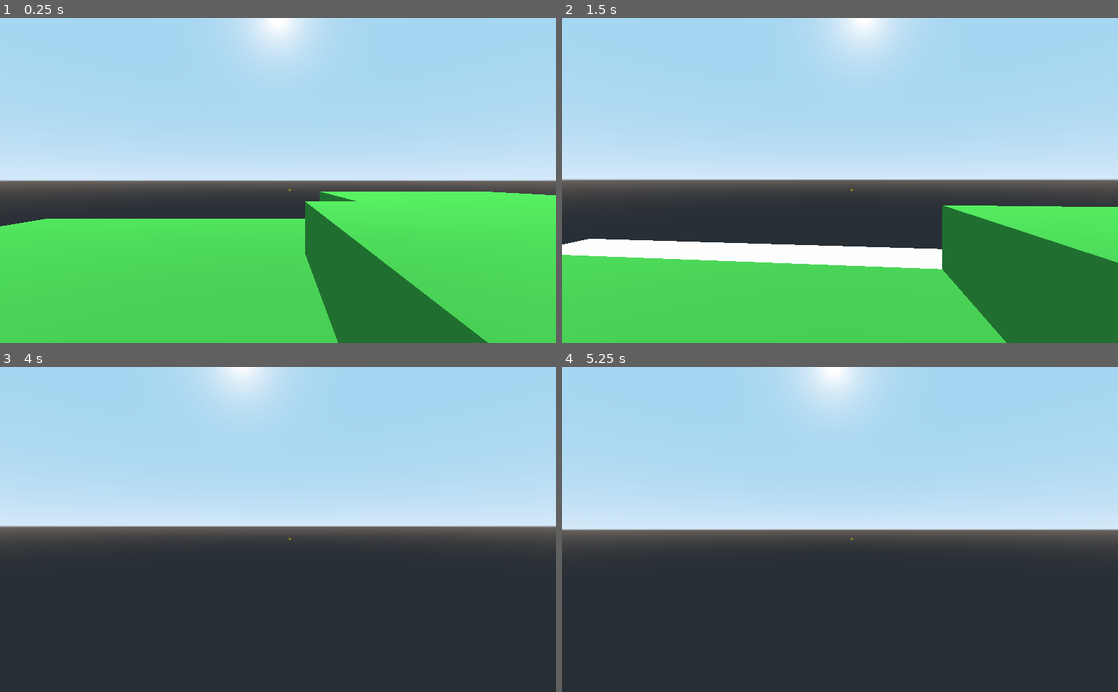
Above: before the commit, frames 1-4 (two rows, left to right).
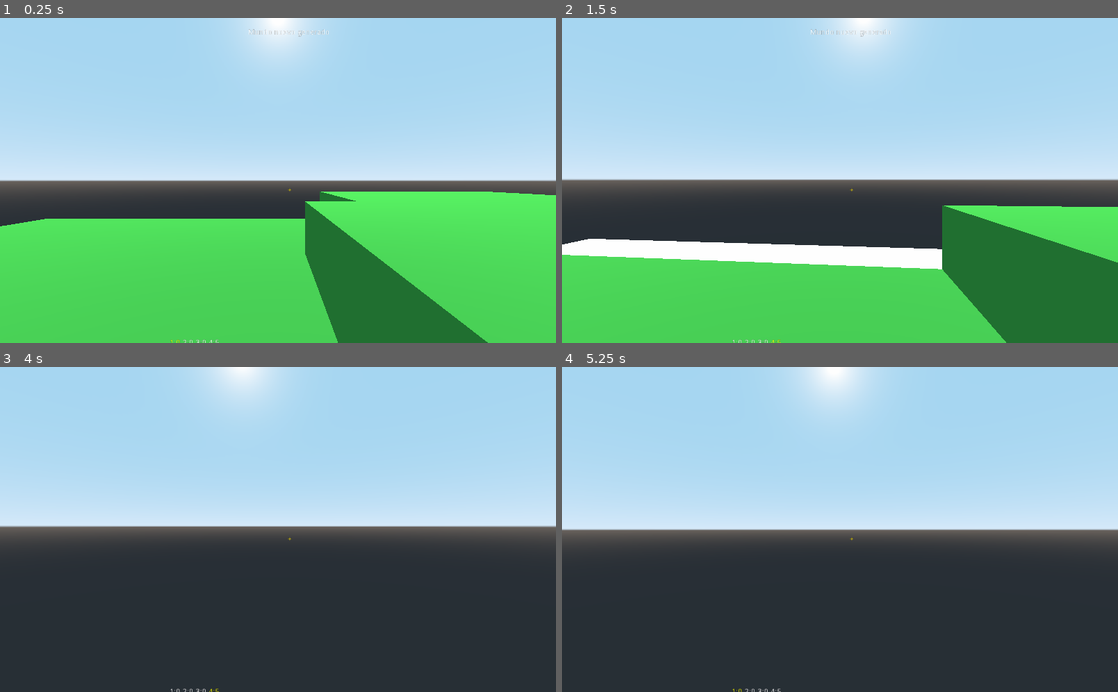
Above: after the commit, the same moments.

Repository: christophernicolasjuarez1821-a11y/adventure-explorer
Game: Godot game, scene res://scenes/World.tscn
The game is run twice, just before and just after one commit, with the same random seed, the same clock (stepped at 60 frames per second) and the same inputs.
Inputs (mouse positions are in pixels of both pictures, inside the frame that each line leads up to):
- Up to frame 1 (0.25 s): no input
- Up to frame 2 (1.5 s): tap Enter at 0.5 s; move the mouse to (867, 180) at 0.52 s; hold Up (ui_up) from 0.53 s (still down); tap 1 at 0.6 s; click (867, 180) at 0.67 s; tap Space at 0.77 s; tap 4 at 0.8, 1.35 s; move the mouse to (812, 180) at 1.27 s; click (812, 180) at 1.42 s
- Up to frame 3 (4 s): keep holding Up (ui_up); tap Space at 1.52, 3.02, 3.77 s; tap 1 at 1.55, 2.1, 3.05, 3.6 s; move the mouse to (289, 523) at 2.02 s; click (289, 523) at 2.17 s; tap 4 at 2.3, 2.85, 3.8 s; move the mouse to (272, 536) at 2.77 s; click (272, 536) at 2.92 s; move the mouse to (316, 532) at 3.52 s; click (316, 532) at 3.67 s
- Up to frame 4 (5.25 s): keep holding Up (ui_up); tap Space at 4.25, 4.52 s; move the mouse to (795, 526) at 4.27 s; tap 4 at 4.35 s; click (795, 526) at 4.42 s; tap 1 at 4.55, 5.1 s; tap Enter at 5 s; move the mouse to (845, 529) at 5.02 s; click (845, 529) at 5.17 s

The runs differ from the first frame. In frame 1, less than 0.1% of the frame differs, in the area x 30-60%, y 3-100%; in frame 2, less than 0.1%; in frame 3, less than 0.1%; in frame 4, less than 0.1%.

Commit message:
Sistema de guardado y carga del mundo

Diff:
--- a/project.godot
+++ b/project.godot
@@ -14,6 +14,10 @@
 run/main_scene="res://scenes/World.tscn"
 config/icon="res://icon.png"
 
+[autoload]
+
+BlockData="*res://scripts/BlockData.gd"
+
 [gui]
 
 common/drop_mouse_on_gui_input_disabled=true
--- a/scenes/Block.tscn
+++ b/scenes/Block.tscn
@@ -1,4 +1,6 @@
-[gd_scene load_steps=4 format=2]
+[gd_scene load_steps=5 format=2]
+
+[ext_resource path="res://scripts/Block.gd" type="Script" id=1]
 
 [sub_resource type="BoxShape" id=1]
 extents = Vector3( 0.5, 0, 1 )
@@ -10,6 +12,7 @@
 albedo_color = Color( 0.627451, 0.301961, 0.027451, 1 )
 
 [node name="Block" type="StaticBody" groups=["blocks"]]
+script = ExtResource( 1 )
 
 [node name="CollisionShape" type="CollisionShape" parent="."]
 shape = SubResource( 1 )
--- a/scenes/Player.tscn
+++ b/scenes/Player.tscn
@@ -45,6 +45,53 @@
 align = 1
 valign = 1
 
+[node name="Hotbar" type="HBoxContainer" parent="HUD"]
+anchor_left = 0.5
+anchor_top = 1.0
+anchor_right = 0.5
+anchor_bottom = 1.0
+margin_left = -220.0
+margin_top = -70.0
+margin_right = 220.0
+margin_bottom = -10.0
+mouse_filter = 2
+
+[node name="Slot0" type="Label" parent="HUD/Hotbar"]
+margin_top = 23.0
+margin_right = 32.0
+margin_bottom = 37.0
+text = "Slot0"
+
+[node name="Slot1" type="Label" parent="HUD/Hotbar"]
+margin_left = 36.0
+margin_top = 23.0
+margin_right = 68.0
+margin_bottom = 37.0
+text = "Slot1"
+
+[node name="Slot2" type="Label" parent="HUD/Hotbar"]
+margin_left = 72.0
+margin_top = 23.0
+margin_right = 104.0
+margin_bottom = 37.0
+text = "Slot2"
+
+[node name="Slot3" type="Label" parent="HUD/Hotbar"]
+margin_left = 108.0
+margin_top = 23.0
+margin_right = 140.0
+margin_bottom = 37.0
+text = "Slot3"
+
+[node name="MessageLabel" type="Label" parent="HUD"]
+anchor_left = 0.5
+anchor_right = 0.5
+margin_left = -200.0
+margin_top = 20.0
+margin_right = 200.0
+margin_bottom = 6.0
+align = 1
+
 [node name="BlockHighlight" type="MeshInstance" parent="."]
 cast_shadow = 0
 mesh = SubResource( 3 )
--- /dev/null
+++ b/scripts/Block.gd
@@ -0,0 +1,10 @@
+extends StaticBody
+
+export var block_type = "dirt"
+
+func _ready():
+	add_to_group("blocks")
+	apply_type()
+
+func apply_type():
+	$MeshInstance.material_override = BlockData.get_material(block_type)
--- /dev/null
+++ b/scripts/BlockData.gd
@@ -0,0 +1,26 @@
+extends Node
+
+var types = {
+	"grass": Color(0.25, 0.7, 0.25),
+	"dirt": Color(0.45, 0.32, 0.2),
+	"stone": Color(0.55, 0.55, 0.55),
+	"wood": Color(0.55, 0.4, 0.2),
+}
+
+var materials = {}
+
+func _ready():
+	for t in types:
+		var m = SpatialMaterial.new()
+		m.albedo_color = types[t]
+		materials[t] = m
+
+func get_material(t):
+	if materials.has(t):
+		return materials[t]
+	return null
+
+func get_color(t):
+	if types.has(t):
+		return types[t]
+	return Color(1, 0, 1)
--- a/scripts/Player.gd
+++ b/scripts/Player.gd
@@ -6,14 +6,37 @@
 export var mouse_sensitivity = 0.002
 export var reach = 5.0
 
+const SAVE_PATH = "user://save.json"
+
 var velocity = Vector3()
-var block_scene = preload("res://scenes/Block.tscn")
+
+var inventory = {"grass": 0, "dirt": 0, "stone": 0, "wood": 5}
+var hotbar_types = ["grass", "dirt", "stone", "wood"]
+var selected_slot = 0
 
 onready var camera = $Camera
 onready var highlight = $BlockHighlight
+onready var message_label = $HUD/MessageLabel
+onready var slot_labels = [
+	$HUD/Hotbar/Slot0,
+	$HUD/Hotbar/Slot1,
+	$HUD/Hotbar/Slot2,
+	$HUD/Hotbar/Slot3
+]
 
 func _ready():
 	Input.mouse_mode = Input.MOUSE_MODE_CAPTURED
+	message_label.visible = false
+
+	var terrain = get_parent().get_node("Terrain")
+
+	if not load_game():
+		terrain.generate()
+		show_message("Mundo nuevo generado")
+	else:
+		show_message("Mundo cargado")
+
+	update_hotbar()
 
 func _unhandled_input(event):
 	if event is InputEventMouseMotion:
@@ -22,6 +45,16 @@
 		camera.rotation.x = clamp(camera.rotation.x, deg2rad(-89), deg2rad(89))
 
 	if event is InputEventMouseButton and event.pressed:
+		if event.button_index == BUTTON_WHEEL_UP:
+			selected_slot = (selected_slot + 1) % hotbar_types.size()
+			update_hotbar()
+			return
+
+		if event.button_index == BUTTON_WHEEL_DOWN:
+			selected_slot = (selected_slot - 1 + hotbar_types.size()) % hotbar_types.size()
+			update_hotbar()
+			return
+
 		var result = get_target()
 
 		if result.empty():
@@ -31,6 +64,14 @@
 			mine_block(result)
 		elif event.button_index == BUTTON_RIGHT:
 			place_block(result)
+
+	if event is InputEventKey and event.pressed:
+		if event.scancode >= KEY_1 and event.scancode <= KEY_4:
+			selected_slot = event.scancode - KEY_1
+			update_hotbar()
+
+		if event.scancode == KEY_F9:
+			save_game()
 
 	if event.is_action_pressed("ui_cancel"):
 		if Input.mouse_mode == Input.MOUSE_MODE_CAPTURED:
@@ -75,14 +116,101 @@
 
 func mine_block(result):
 	var body = result.collider
+
 	if body.is_in_group("blocks"):
+		var t = body.block_type
+
+		if inventory.has(t):
+			inventory[t] += 1
+
+		update_hotbar()
 		body.queue_free()
 
 func place_block(result):
+	var t = hotbar_types[selected_slot]
+
+	if inventory[t] <= 0:
+		return
+
 	var pos = (result.position + result.normal * 0.5).round()
-	var block = block_scene.instance()
-	block.transform.origin = pos
-	get_parent().add_child(block)
+
+	get_parent().get_node("Terrain").add_block(pos, t)
+
+	inventory[t] -= 1
+	update_hotbar()
+
+func save_game():
+	var terrain = get_parent().get_node("Terrain")
+
+	var data = {
+		"player_pos": [
+			global_transform.origin.x,
+			global_transform.origin.y,
+			global_transform.origin.z
+		],
+		"inventory": inventory,
+		"selected_slot": selected_slot,
+		"blocks": terrain.get_save_data()
+	}
+
+	var file = File.new()
+	file.open(SAVE_PATH, File.WRITE)
+	file.store_string(JSON.print(data))
+	file.close()
+
+	show_message("Juego guardado")
+
+func load_game():
+	var file = File.new()
+
+	if not file.file_exists(SAVE_PATH):
+		return false
+
+	file.open(SAVE_PATH, File.READ)
+	var text = file.get_as_text()
+	file.close()
+
+	var parse = JSON.parse(text)
+
+	if parse.error != OK:
+		return false
+
+	var data = parse.result
+
+	if data.has("inventory"):
+		inventory = data["inventory"]
+		for k in inventory:
+			inventory[k] = int(inventory[k])
+
+	if data.has("selected_slot"):
+		selected_slot = int(data["selected_slot"])
+
+	if data.has("blocks"):
+		get_parent().get_node("Terrain").load_blocks(data["blocks"])
+
+	if data.has("player_pos"):
+		var p = data["player_pos"]
+		global_transform.origin = Vector3(p[0], p[1], p[2])
+
+	return true
+
+func show_message(text):
+	message_label.text = text
+	message_label.visible = true
+	yield(get_tree().create_timer(1.5), "timeout")
+	message_label.visible = false
+
+func update_hotbar():
+	for i in range(slot_labels.size()):
+		var t = hotbar_types[i]
+		var label = slot_labels[i]
+
+		label.text = "%d:%d" % [i + 1, inventory[t]]
+
+		if i == selected_slot:
+			label.add_color_override("font_color", Color(1, 1, 0))
+		else:
+			label.add_color_override("font_color", Color(1, 1, 1))
 
 func update_highlight():
 	var result = get_target()
--- a/scripts/Terrain.gd
+++ b/scripts/Terrain.gd
@@ -8,16 +8,8 @@
 var block_scene = preload("res://scenes/Block.tscn")
 var noise = OpenSimplexNoise.new()
 
-var grass_mat = SpatialMaterial.new()
-var dirt_mat = SpatialMaterial.new()
-
-func _ready():
+func generate():
 	noise.seed = world_seed
-	grass_mat.albedo_color = Color(0.25, 0.7, 0.25)
-	dirt_mat.albedo_color = Color(0.45, 0.32, 0.2)
-	generate()
-
-func generate():
 	var half = size / 2
 
 	for x in range(-half, half):
@@ -26,14 +18,31 @@
 			var h = int(round((n + 1.0) * 0.5 * height_scale)) + 1
 
 			for y in range(1, h + 1):
-				var block = block_scene.instance()
-				block.transform.origin = Vector3(x, y, z)
+				var t = "grass" if y == h else ("dirt" if y > h - 3 else "stone")
+				add_block(Vector3(x, y, z), t)
 
-				var mesh_instance = block.get_node("MeshInstance")
+func add_block(pos, type):
+	var block = block_scene.instance()
+	block.block_type = type
+	block.transform.origin = pos
+	add_child(block)
 
-				if y == h:
-					mesh_instance.material_override = grass_mat
-				else:
-					mesh_instance.material_override = dirt_mat
+func clear_blocks():
+	for c in get_children():
+		c.queue_free()
 
-				add_child(block)
+func load_blocks(blocks):
+	clear_blocks()
+
+	for b in blocks:
+		add_block(Vector3(b[0], b[1], b[2]), b[3])
+
+func get_save_data():
+	var data = []
+
+	for c in get_children():
+		if c.is_in_group("blocks"):
+			var p = c.transform.origin
+			data.append([int(p.x), int(p.y), int(p.z), c.block_type])
+
+	return data
